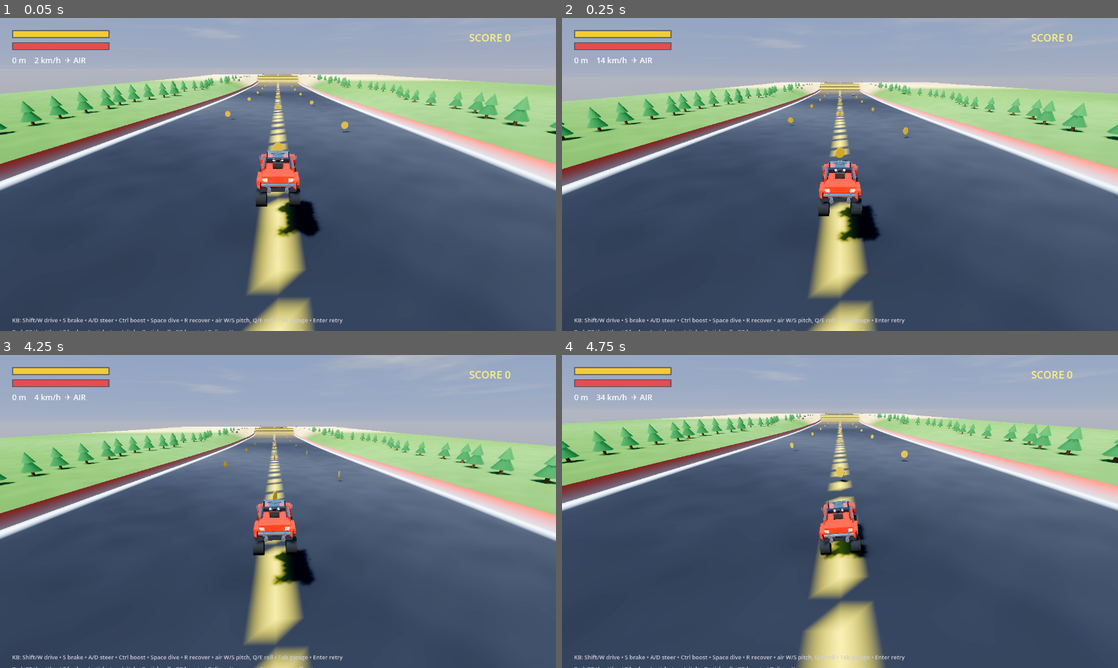
Above: before the commit, frames 1-4 (two rows, left to right).
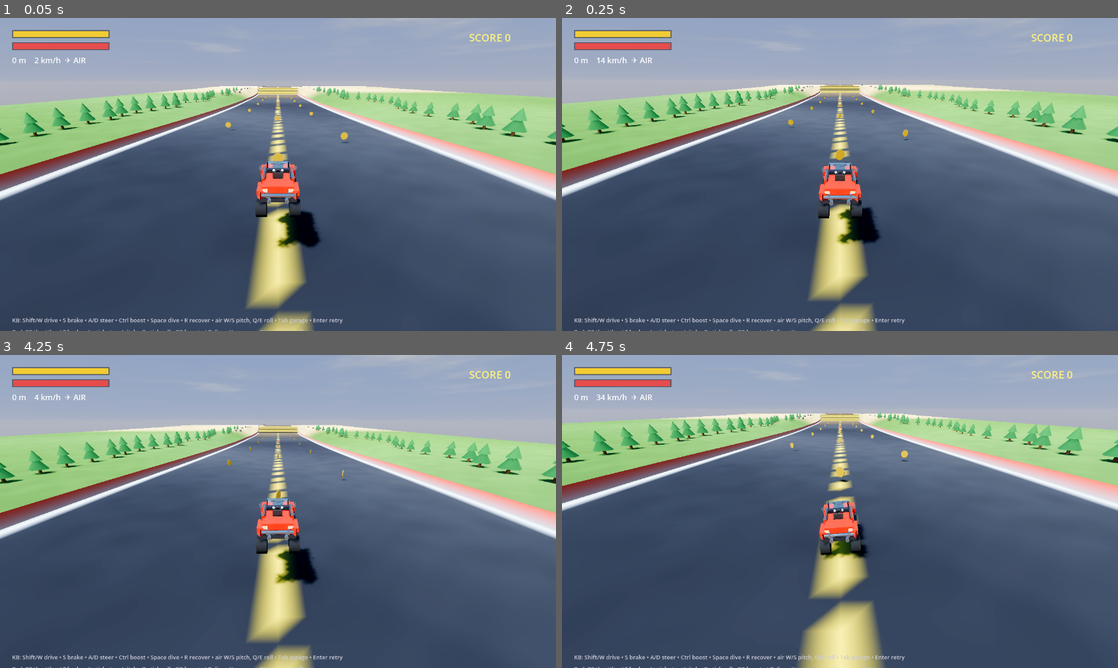
Above: after the commit, the same moments.

Repository: MilkManManiac/HillClimbRacer
Game: Godot game, scene res://scenes/HillClimb.tscn
The game is run twice, just before and just after one commit, with the same random seed, the same clock (stepped at 60 frames per second) and the same inputs.
Inputs (mouse positions are in pixels of both pictures, inside the frame that each line leads up to):
- Up to frame 1 (0.05 s): no input
- Up to frame 2 (0.25 s): no input
- Up to frame 3 (4.25 s): tap Enter (restart) at 0.5, 4.15 s; move the mouse to (400, 495) at 0.52 s; hold E (roll_right) 0.53-1.25 s; hold R (recover) 0.53-1.25 s; click (400, 495) at 0.67 s; tap Tab (toggle_shop) at 0.77, 1.07, 3.77, 4.07 s; drag from (166, 527) to (250, 574) at 1.27 s; move the mouse to (333, 442) at 2.02 s; hold E (roll_right) 2.03-2.75 s; hold Space (dive) 2.03-2.75 s; click (333, 442) at 2.17 s; tap R (recover) at 2.3 s; drag from (250, 574) to (111, 464) at 2.77 s; move the mouse to (444, 558) at 3.52 s; hold Q (roll_left) from 3.53 s (still down); hold R (recover) from 3.53 s (still down); click (444, 558) at 3.67 s
- Up to frame 4 (4.75 s): release Q (roll_left) at 4.25 s; release R (recover) at 4.25 s; drag from (673, 464) to (756, 433) at 4.27 s

The runs differ from the first frame. In frame 1, 19% of the frame differs, in the area x 0-100%, y 0-100%; in frame 2, 7.4%; in frame 3, 7.6%; in frame 4, 0.2%.

Commit message:
HC: drift washes out naturally + moment-to-moment feel juice
- Drift no longer snaps off: traction break ramps IN fast, recovers SLOWLY
  (~0.75s) via a _grip_break float blended into grip + nose-swing, so a slide
  keeps sliding and eases back to grip after you let off.
- Skid marks: world-space pool of dark quads laid under the rear wheels while
  drifting, oriented to travel, fading over ~2.8s.
- Damage smoke: dark engine smoke from the hood once HP drops below half.
- Backfire: one-shot flame pop at the exhaust when you snap off the throttle at speed.
- (HCMain) camera banks into drifts (roll-free accumulator, up to 5 deg) and
  procedural radial speed-lines fade in near top speed.

Co-Authored-By: Claude Opus 4.8 (1M context) <noreply@anthropic.com>

Diff:
--- a/scripts/hc/HCCar.gd
+++ b/scripts/hc/HCCar.gd
@@ -65,9 +65,22 @@
 var _rocket_flames: Array[GPUParticles3D] = []
 var boosting: bool = false
 var drifting: bool = false          # rear traction broken (hard turn / handbrake) -> tire smoke
+var _grip_break: float = 0.0        # 0 = full grip, 1 = fully sliding; ramps in fast, out slow
 var wing_lift: float = 0.0          # lift from Wings upgrade (air time)
 var _tire_smoke: Array[GPUParticles3D] = []
 var _exhaust_smoke: Array[GPUParticles3D] = []
+var _damage_smoke: GPUParticles3D          # engine smoke when HP is low
+var _backfire: Array[GPUParticles3D] = []  # flame pops on throttle lift
+var _prev_drive: float = 0.0
+var _backfire_cd: float = 0.0
+# skid marks: a world-space pool of dark quads laid under the rear wheels while drifting
+const SKID_POOL := 120
+const SKID_LIFE := 2.8
+var _skid_marks: Array[MeshInstance3D] = []
+var _skid_life: Array[float] = []
+var _skid_idx: int = 0
+var _skid_last: Array[Vector3] = [Vector3.ZERO, Vector3.ZERO]
+var _skid_root: Node3D
 var _grounded: bool = false
 var _steer: float = 0.0
 var _air_time: float = 0.0
@@ -148,6 +161,7 @@
 	_build_dust()
 	_build_rockets()
 	_build_smoke()
+	_build_skids()
 	_fit_parts()   # raise/scale the bolt-on upgrade parts to fit this vehicle
 	# sidecar removed for now (functions kept dormant; not built/applied)
 
@@ -229,11 +243,17 @@
 		# re-aiming — you keep your momentum and skate sideways.
 		var hard: float = absf(_steer) * k
 		var handbrake: bool = braking > 0.3 and absf(_steer) > 0.2
-		drifting = hspeed > 7.0 and (hard > 0.55 or handbrake)
+		var breaking_now: bool = hspeed > 7.0 and (hard > 0.55 or handbrake)
+		# traction break ramps IN fast but recovers SLOWLY, so a drift keeps sliding and
+		# washes out naturally after you let off instead of snapping back to full grip.
+		if breaking_now:
+			_grip_break = move_toward(_grip_break, 1.0, delta * 9.0)   # ~0.11s to fully break
+		else:
+			_grip_break = move_toward(_grip_break, 0.0, delta * 1.3)   # ~0.75s to regrip
+		drifting = _grip_break > 0.3
 		var slide: float = clamp(hard, 0.0, 1.0)
-		var align_rate: float = grip * (1.0 - slide_factor * slide)
-		if drifting:
-			align_rate = minf(align_rate, grip * 0.16)   # traction broken — really slide
+		var grip_normal: float = grip * (1.0 - slide_factor * slide)
+		var align_rate: float = lerpf(grip_normal, grip * 0.16, _grip_break)   # blend grip -> slidey
 		if hspeed > 1.0 and fwd_h.length() > 0.1:
 			var dir := fwd_h.normalized()
 			if fwd_speed < 0.0:
@@ -247,10 +267,10 @@
 		# steering (bicycle model) — nose swings harder mid-drift so you can hold it
 		if absf(fwd_speed) > 0.4:
 			var ang: float = _steer * max_steer_angle * (1.0 - k * 0.4)
-			if drifting:
-				ang *= 1.6
+			ang *= lerpf(1.0, 1.6, _grip_break)   # nose swings harder the deeper the slide
 			angular_velocity.y = (fwd_speed / wheelbase) * tan(ang)
 	else:
+		_grip_break = move_toward(_grip_break, 0.0, delta * 4.0)
 		drifting = false   # no tire smoke in the air
 		# --- airborne: full manual 3-axis (no assist) ----------------------
 		var pitch := pitch_in                      # W/left-stick nose down, S nose up
@@ -296,6 +316,18 @@
 	var puffing: bool = (drive > 0.05 and fuel > 0.0) or boosting
 	for es in _exhaust_smoke:
 		es.emitting = puffing
+	# damage smoke once the frame's beat up
+	if _damage_smoke:
+		_damage_smoke.emitting = health < max_health * 0.5
+	# backfire pop when you snap OFF the throttle at speed
+	_backfire_cd = maxf(_backfire_cd - delta, 0.0)
+	if _prev_drive > 0.55 and drive < 0.15 and speed > 8.0 and _grounded and _backfire_cd <= 0.0:
+		for bf in _backfire:
+			bf.restart()
+		_backfire_cd = 0.5
+	_prev_drive = drive
+	# skid marks under the rear wheels while drifting
+	_update_skids(delta)
 
 	# --- air-time + flip tracking (for later trick scoring) ----------------
 	if airborne:
@@ -1355,6 +1387,119 @@
 			e.position = Vector3(sx, 0.42, 2.15)
 			add_child(e)
 			_exhaust_smoke.append(e)
+	# engine damage smoke (dark, from the hood) — shown while health is low
+	var mono := vehicle_type == "monster"
+	_damage_smoke = _make_smoke(Color(0.09, 0.09, 0.1, 0.85), 0.35, 1.1, 1.0, 2.6, Vector3(0, 1, 0.2), 22, 0.95, 1.4)
+	_damage_smoke.position = Vector3(0, (1.6 if mono else 1.0), (-1.6 if mono else -1.0))
+	add_child(_damage_smoke)
+	# backfire flame pops at the exhaust
+	var bx: Array = [-1.16, 1.16] if mono else [-0.45, 0.45]
+	for sx in bx:
+		var bf := _make_backfire()
+		if mono:
+			(bf.process_material as ParticleProcessMaterial).direction = Vector3(0, 1, 0.2)
+		bf.position = Vector3(sx, (3.9 if mono else 0.42), (0.3 if mono else 2.2))
+		add_child(bf)
+		_backfire.append(bf)
+
+## A one-shot orange flame burst (exhaust backfire).
+func _make_backfire() -> GPUParticles3D:
+	var g := GPUParticles3D.new()
+	g.amount = 12
+	g.lifetime = 0.22
+	g.one_shot = true
+	g.explosiveness = 0.95
+	g.emitting = false
+	g.local_coords = false
+	var pm := ParticleProcessMaterial.new()
+	pm.direction = Vector3(0, 0.35, 1)   # out the back
+	pm.spread = 28.0
+	pm.initial_velocity_min = 4.0
+	pm.initial_velocity_max = 9.0
+	pm.gravity = Vector3.ZERO
+	pm.scale_min = 0.3
+	pm.scale_max = 0.75
+	var grad := Gradient.new()
+	grad.set_color(0, Color(1.0, 0.92, 0.55, 1.0))
+	grad.set_color(1, Color(1.0, 0.3, 0.05, 0.0))
+	var gt := GradientTexture1D.new(); gt.gradient = grad
+	pm.color_ramp = gt
+	g.process_material = pm
+	var qm := QuadMesh.new(); qm.size = Vector2(0.5, 0.5)
+	var m := StandardMaterial3D.new()
+	m.transparency = BaseMaterial3D.TRANSPARENCY_ALPHA
+	m.blend_mode = BaseMaterial3D.BLEND_MODE_ADD
+	m.billboard_mode = BaseMaterial3D.BILLBOARD_ENABLED
+	m.shading_mode = BaseMaterial3D.SHADING_MODE_UNSHADED
+	m.vertex_color_use_as_albedo = true
+	m.albedo_color = Color(1, 1, 1)
+	qm.material = m
+	g.draw_pass_1 = qm
+	return g
+
+# --- skid marks --------------------------------------------------------------
+func _build_skids() -> void:
+	_skid_root = Node3D.new()
+	_skid_root.name = "HCSkidRoot"
+	for _i in range(SKID_POOL):
+		var mi := MeshInstance3D.new()
+		var qm := QuadMesh.new()
+		qm.size = Vector2(0.55, 0.95)
+		mi.mesh = qm
+		var m := StandardMaterial3D.new()
+		m.albedo_color = Color(0.05, 0.05, 0.06, 0.0)
+		m.transparency = BaseMaterial3D.TRANSPARENCY_ALPHA
+		m.shading_mode = BaseMaterial3D.SHADING_MODE_UNSHADED
+		mi.material_override = m
+		mi.visible = false
+		_skid_root.add_child(mi)
+		_skid_marks.append(mi)
+		_skid_life.append(0.0)
+	# park the pool in WORLD space (under the scene, not the car) so the marks stay
+	# on the ground as we drive on. Clear any leftover root from a previous car.
+	var host: Node = get_parent()
+	if host:
+		var ex: Node = host.get_node_or_null("HCSkidRoot")
+		if ex:
+			ex.queue_free()
+		host.add_child.call_deferred(_skid_root)
+
+## Lay one flat skid quad at a ground point, long axis along the travel heading.
+func _stamp_skid(pos: Vector3, heading: Vector3) -> void:
+	var mi := _skid_marks[_skid_idx]
+	_skid_life[_skid_idx] = SKID_LIFE
+	_skid_idx = (_skid_idx + 1) % SKID_POOL
+	var fwd := Vector3(heading.x, 0.0, heading.z)
+	if fwd.length() < 0.1:
+		fwd = Vector3.FORWARD
+	fwd = fwd.normalized()
+	var right := fwd.cross(Vector3.UP).normalized()
+	mi.visible = true
+	mi.global_transform = Transform3D(Basis(right, fwd, Vector3.UP), pos + Vector3(0, 0.04, 0))
+
+func _update_skids(delta: float) -> void:
+	for i in range(_skid_marks.size()):
+		if _skid_life[i] > 0.0:
+			_skid_life[i] -= delta
+			var mi := _skid_marks[i]
+			if _skid_life[i] <= 0.0:
+				mi.visible = false
+			else:
+				(mi.material_override as StandardMaterial3D).albedo_color.a = clampf(_skid_life[i] / SKID_LIFE, 0.0, 1.0) * 0.72
+	if not (drifting and _grounded):
+		return
+	for jj in range(2):
+		var wj: int = jj + 2   # rear wheels are indices 2, 3
+		if wj >= _rays.size():
+			continue
+		var ray := _rays[wj]
+		if not ray.is_colliding():
+			continue
+		var cp := ray.get_collision_point()
+		if _skid_last[jj] != Vector3.ZERO and cp.distance_to(_skid_last[jj]) < 0.4:
+			continue
+		_skid_last[jj] = cp
+		_stamp_skid(cp, linear_velocity)
 
 # --- rocket boosters (Rockets upgrade) --------------------------------------
 ## Twin nozzles on the tail (+Z, the rear) with a glowing throat and a flame jet.
--- a/scripts/hc/HCMain.gd
+++ b/scripts/hc/HCMain.gd
@@ -96,6 +96,20 @@
 var _reset_armed := false   # fresh-start needs a confirm click so it's not a mis-tap
 var _first_veh_btn: Button   # focus target when the garage opens (gamepad nav)
 
+# --- feel juice: camera bank into drifts + high-speed speed-lines -------------
+const CAM_ROLL_MAX_DEG := 5.0          # max camera bank while drifting (degrees)
+const SPEED_REF := 53.0                # reference top speed (m/s)
+const SPEED_FX_ON := 0.55              # speed-lines begin at this fraction of ref
+const SPEED_FX_MAX := 0.98             # speed-lines reach full at this fraction of ref
+const SPEED_LINE_COUNT := 32           # number of radial streaks
+var _cam_roll := 0.0                   # smoothed camera bank angle (degrees)
+var _cam_look_basis := Basis.IDENTITY  # roll-free smoothing accumulator (see _update_camera)
+var _cam_look_ready := false           # false until _cam_look_basis is seeded
+var _speed_fx := 0.0                   # smoothed speed-lines intensity 0..1
+var _speed_lines: Control              # full-screen streak overlay (mouse-ignored)
+var _speed_line_nodes: Array[Line2D] = []
+var _speed_lines_size := Vector2.ZERO  # viewport size the streaks were laid out for
+
 func _ready() -> void:
 	_setup_input()
 	_init_levels()
@@ -103,6 +117,7 @@
 	_setup_terrain_and_car()
 	_setup_camera()
 	_setup_hud()
+	_setup_speed_lines()
 	_build_shop()
 	_apply_upgrades()
 	Input.set_mouse_mode(Input.MOUSE_MODE_VISIBLE)
@@ -206,6 +221,7 @@
 		return
 	_update_camera(delta)
 	_update_hud()
+	_update_feel(delta)
 	# on death, bank money earned from how far down the track you got, open the shop
 	var d: bool = _car.get("dead")
 	if d and not _was_dead:
@@ -224,6 +240,18 @@
 	var vh := Vector3(vel.x, 0, vel.z)
 	if vh.length() > 2.0:
 		_cam_heading = _cam_heading.lerp(vh.normalized(), 1.0 - exp(-3.0 * delta))
+	# feature 1: bank the camera toward the slide while drifting. Sign comes from
+	# the car's lateral velocity (horizontal vel dotted onto the car's right axis);
+	# smoothed so it eases in/out and can't snap. Applied to the view basis below.
+	var roll_target := 0.0
+	if not bool(_car.get("dead")) and bool(_car.get("drifting")):
+		var cr := _car.global_transform.basis.x   # car's right vector (world)
+		cr.y = 0.0
+		if cr.length() > 0.001 and vh.length() > 1.0:
+			var lat: float = vh.dot(cr.normalized())   # + = sliding to car's right
+			if is_finite(lat):
+				roll_target = clampf(lat / 12.0, -1.0, 1.0) * CAM_ROLL_MAX_DEG
+	_cam_roll = lerpf(_cam_roll, roll_target, 1.0 - exp(-6.0 * delta))
 	var target := _car.global_position
 	var want := target - _cam_heading * 12.0 + Vector3(0, 6.0, 0)
 	# don't let terrain block the view of the car: raycast from the car toward the camera
@@ -252,7 +280,16 @@
 		if absf(dir.normalized().dot(Vector3.UP)) > 0.985:
 			up_ref = _cam_heading if _cam_heading.length() > 0.1 else Vector3.FORWARD
 		var t := _cam.global_transform.looking_at(look, up_ref)
-		_cam.global_transform.basis = _cam.global_transform.basis.slerp(t.basis, 1.0 - exp(-8.0 * delta))
+		# smooth the roll-FREE look basis in its own accumulator so the drift bank
+		# (applied below) never feeds back into next frame's slerp and accumulates.
+		if not _cam_look_ready:
+			_cam_look_basis = t.basis
+			_cam_look_ready = true
+		_cam_look_basis = _cam_look_basis.slerp(t.basis, 1.0 - exp(-8.0 * delta))
+		# feature 1: roll the final view about its forward axis by the smoothed bank,
+		# rebuilt from the un-rolled basis each frame (no drift over time).
+		var fwd: Vector3 = (-_cam_look_basis.z).normalized()
+		_cam.global_transform.basis = _cam_look_basis.rotated(fwd, deg_to_rad(_cam_roll))
 	# FOV widens with speed (and harder while boosting) for a sense of pace
 	var spd: float = _car.linear_velocity.length()
 	var boosting: bool = bool(_car.get("boosting"))
@@ -275,6 +312,9 @@
 	_shake = 0.0
 	_shake_off = Vector3.ZERO
 	_fov_punch = 0.0
+	_cam_roll = 0.0
+	_cam_look_ready = false   # reseed the look basis at the new spawn orientation
+	_speed_fx = 0.0
 	_was_dead = false
 	if _shop:
 		_shop.visible = false
@@ -290,6 +330,75 @@
 ## shows the end screen. Just add a jolt here for feel.
 func _on_car_gap_failed(_can_respawn: bool) -> void:
 	_shake = maxf(_shake, 0.5)
+
+# --- feel: speed-lines overlay ----------------------------------------------
+
+## Build a full-screen overlay of thin radial streaks (anime-style speed lines),
+## drawn procedurally with Line2Ds (no texture assets). Alpha is driven per-frame
+## in _update_feel by a smoothed speed factor. Its own CanvasLayer sits UNDER the
+## HUD (layer 1) and shop (layer 10) so it never obscures readouts, and it ignores
+## the mouse so it can't eat clicks in the shop.
+func _setup_speed_lines() -> void:
+	var layer := CanvasLayer.new()
+	layer.layer = 0
+	add_child(layer)
+	_speed_lines = Control.new()
+	_speed_lines.set_anchors_preset(Control.PRESET_FULL_RECT)
+	_speed_lines.mouse_filter = Control.MOUSE_FILTER_IGNORE
+	_speed_lines.modulate = Color(1, 1, 1, 0)   # start invisible; ramps with speed
+	layer.add_child(_speed_lines)
+	for i in range(SPEED_LINE_COUNT):
+		var ln := Line2D.new()
+		ln.width = randf_range(1.5, 3.5)
+		ln.default_color = Color(1, 1, 1, randf_range(0.3, 0.55))
+		ln.begin_cap_mode = Line2D.LINE_CAP_ROUND
+		ln.end_cap_mode = Line2D.LINE_CAP_ROUND
+		_speed_lines.add_child(ln)
+		_speed_line_nodes.append(ln)
+	_layout_speed_lines(get_viewport().get_visible_rect().size)
+
+## Position the streaks radially around screen center, from just outside a central
+## "safe" radius out toward the edges. Recomputed whenever the viewport resizes.
+## Safe on a zero-size viewport (frame 0): bails until a real size arrives.
+func _layout_speed_lines(vp: Vector2) -> void:
+	if vp.x < 1.0 or vp.y < 1.0:
+		return
+	_speed_lines_size = vp
+	var center := vp * 0.5
+	var span := vp.length()
+	var safe := span * 0.18          # inner radius kept clear of streaks
+	var reach := span * 0.72
+	var n := _speed_line_nodes.size()
+	if n <= 0:
+		return
+	for i in range(n):
+		var ln := _speed_line_nodes[i]
+		var ang := TAU * float(i) / float(n) + randf_range(-0.06, 0.06)
+		var dir := Vector2(cos(ang), sin(ang))
+		var r0 := safe + randf_range(0.0, safe * 0.4)
+		var r1 := r0 + reach * randf_range(0.5, 1.0)
+		ln.clear_points()
+		ln.add_point(center + dir * r0)
+		ln.add_point(center + dir * r1)
+
+## Per-frame feel update: ramp the speed-lines alpha with a smoothed speed factor,
+## hidden while dead or the shop is open. (Camera bank is handled in _update_camera.)
+func _update_feel(delta: float) -> void:
+	if _speed_lines == null:
+		return
+	# relayout on first valid frame or after a viewport resize
+	var vp := get_viewport().get_visible_rect().size
+	if vp.x >= 1.0 and vp.y >= 1.0 and vp.distance_to(_speed_lines_size) > 1.0:
+		_layout_speed_lines(vp)
+	var hidden: bool = _car == null or bool(_car.get("dead")) or (_shop != null and _shop.visible)
+	var target := 0.0
+	if not hidden:
+		var spd: float = _car.linear_velocity.length()
+		if is_finite(spd):
+			var f := (spd / SPEED_REF - SPEED_FX_ON) / maxf(SPEED_FX_MAX - SPEED_FX_ON, 0.01)
+			target = clampf(f, 0.0, 1.0)
+	_speed_fx = lerpf(_speed_fx, target, 1.0 - exp(-4.0 * delta))
+	_speed_lines.modulate.a = _speed_fx * 0.7   # peak ~0.35 alpha per streak
 
 ## Sponsor Decals upgrade: scales all cash earned (distance payout + coins).
 func _cash_mult() -> float:
